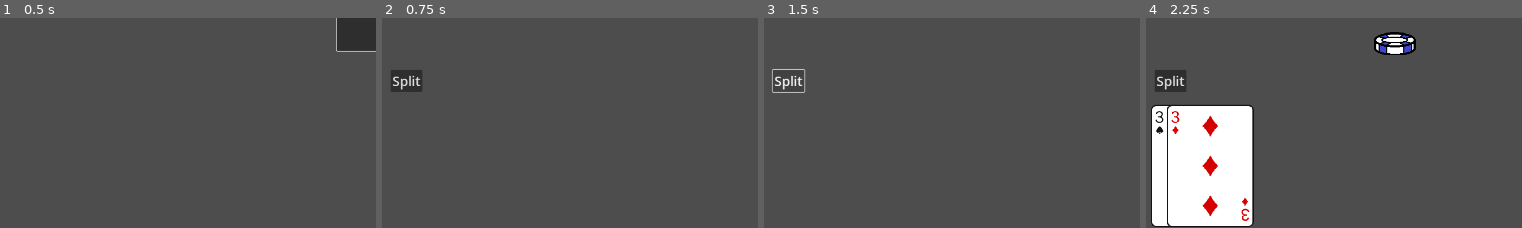
Above: before the commit, frames 1-4 (left to right).
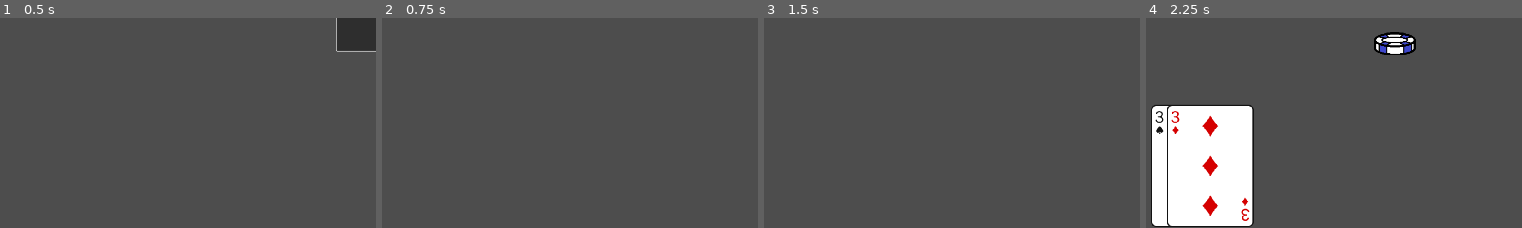
Above: after the commit, the same moments.

Repository: Tofutush/blackjack-with-sky
Game: Godot game, scene res://scenes/Start/Start.tscn
Same seed, same stepped clock (60 frames per second), same inputs: the game is played once before the commit and once after it.
Inputs (mouse positions are % of the whole screen's width and height, from its top left):
- Up to frame 1 (0.5 s): no input
- Up to frame 2 (0.75 s): click "Start" at 0.5 s
- Up to frame 3 (1.5 s): click (3, 64) at 1.25 s, where only the run before the commit has a clickable "Split"
- Up to frame 4 (2.25 s): click "Start!" at 2 s
The pictures show only the part of the screen within x 0-50%, y 49-99%; the shares and areas given below are measured in that part.

Frame 1 is identical in both runs. In frame 2, 0.8% of the frame differs, in the area x 2-11%, y 24-36%; in frame 3, 0.3%; in frame 4, 0.8%.

Commit message:
remove extra split button

Diff:
--- a/scenes/Main/Main.tscn
+++ b/scenes/Main/Main.tscn
@@ -42,18 +42,6 @@
 offset_top = -166.84003
 offset_right = 0.0
 offset_bottom = 0.15997314
-metadata/_edit_use_anchors_ = true
-
-[node name="SplitButton" type="Button" parent="."]
-layout_mode = 1
-anchors_preset = -1
-anchor_left = 0.0296875
-anchor_top = 0.60555553
-anchor_right = 0.0296875
-anchor_bottom = 0.60555553
-offset_right = 76.0
-offset_bottom = 53.0
-text = "Split"
 metadata/_edit_use_anchors_ = true
 
 [node name="PlayerDeckDisplay" parent="." instance=ExtResource("6_q8kdv")]
@@ -120,5 +108,4 @@
 [connection signal="split" from="PlayerButtons" to="." method="_on_player_split"]
 [connection signal="stand" from="PlayerButtons" to="." method="_on_player_stand"]
 [connection signal="surrender" from="PlayerButtons" to="." method="_on_player_surrender"]
-[connection signal="pressed" from="SplitButton" to="." method="_on_split_button_pressed"]
 [connection signal="pressed" from="ContinueButton" to="." method="_on_continue_button_pressed"]
--- a/scenes/Main/main.gd
+++ b/scenes/Main/main.gd
@@ -79,10 +79,10 @@
 	# check split
 	if playerHands[0].isSplittable():
 		print('splittable')
-		$SplitButton.show()
+		$PlayerButtons.enableButton('split')
 		if GameManager.money < bet:
-			$SplitButton.disabled = true
-			$SplitButton.tooltip_text = "Not enough money."
+			$PlayerButtons.disableButton('split')
+			$PlayerButtons.setButtonTooltip('split', 'Not enough money.')
 
 	# check insurance
 	if dealerHand.getCard(0).rank == 'A':
@@ -139,9 +139,6 @@
 	$Bet.startBetting(int(floor(bet / 2.0)), 'insurance')
 	$PlayerButtons.disableButton('insurance')
 
-func _on_player_split() -> void:
-	pass # Replace with function body.
-
 func dealerDrawLoop() -> void:
 	$DealerDeckDisplay.turnLastBackCard()
 	while not dealerHand.isEndForDealer():
